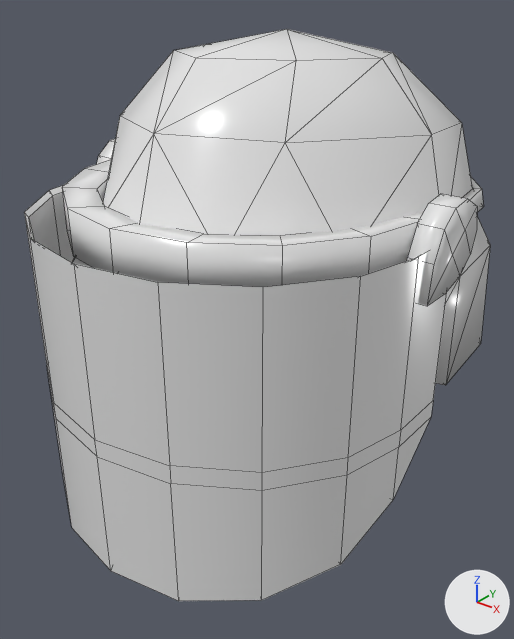
One commit to the FBX model project/Shark and Peach's Military Uniform Improvements/contents/mods/SMUI/media/models_x/skinned/clothes/MilitaryHelmetRiot.fbx: the scene before it, then after it.
The view is the same before and after, from a 50 mm lens placed at (0.0018, -0.00214, 0.01022), pointed at (0.00007, 0.00003, 0.00888). The lights are fixed; the arrows at lower right show +X, +Y and +Z. Mesh edges are drawn as thin lines. Where no turn or scale is listed for an object, it has been applied to the vertices.
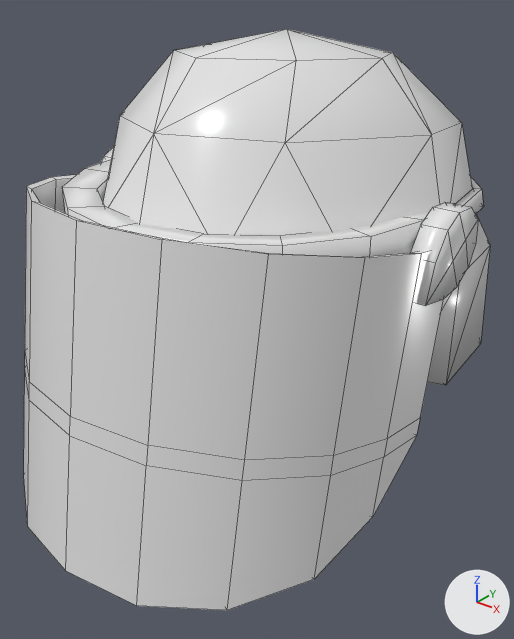
The newer file is also turned or shifted as a whole; pictures and numbers use the older file's frame.

The change in detail:
me_cube_008 is used by ob_cube_008; location (0.0, 0.0, 0.0).
me_cube_008 had 338 vertices, 420 faces and spanned x -0.00088..0.00087, y -0.00083..0.00118, z 0.00806..0.01003.
me_cube_008 now has 338 vertices, 420 faces and spans x -0.00088..0.00087, y -0.00103..0.00118, z 0.00813..0.01003.
me_cube_008 part 1: the loose piece of 24 vertices spanning x 0.00077..0.00087, y -0.00005..0.0003, z 0.0092..0.00953 is turned -10 degrees about the x axis through its middle, then moved by (0.0, 0.00001, -0.00003).
me_cube_008 part 2: the loose piece of 84 vertices spanning x -0.00084..0.00084, y -0.00083..0.00018, z 0.00806..0.00939 is multiplied about its middle by the matrix ((0.994, 0.0, 0.0), (0.0, 0.973, 0.175), (0.0, -0.173, 0.994)), then moved by (0.0, -0.00009, 0.00006).
me_cube_008 part 3: the loose piece of 24 vertices spanning x -0.00088..-0.00078, y -0.00005..0.0003, z 0.0092..0.00953 is rebuilt with 24 vertices and now spans x -0.00088..-0.00078, y -0.00006..0.00031, z 0.00918..0.00949.
Part 4, on me_cube_008:
84 faces are deleted.
84 new faces join them.

Changed parts and their boxes (x1, y1, x2, y2) in the pictures (514 x 639 px; the box of a moved part takes in the faces that stretch with it):
'Cube.008', reshaped
    before: (24, 29, 490, 601)
    after: (24, 29, 490, 610)
part 1 of me_cube_008, moved or reshaped
    before: (407, 194, 477, 306)
    after: (410, 202, 478, 306)
part 2 of me_cube_008, moved or reshaped
    before: (24, 185, 447, 601)
    after: (24, 175, 444, 610)
part 3 of me_cube_008, rebuilt
    before: (97, 139, 115, 164)
    after: (101, 147, 114, 162)
part 4 of me_cube_008, moved or reshaped
    before: (62, 159, 484, 287)
    after: (62, 159, 484, 258)
